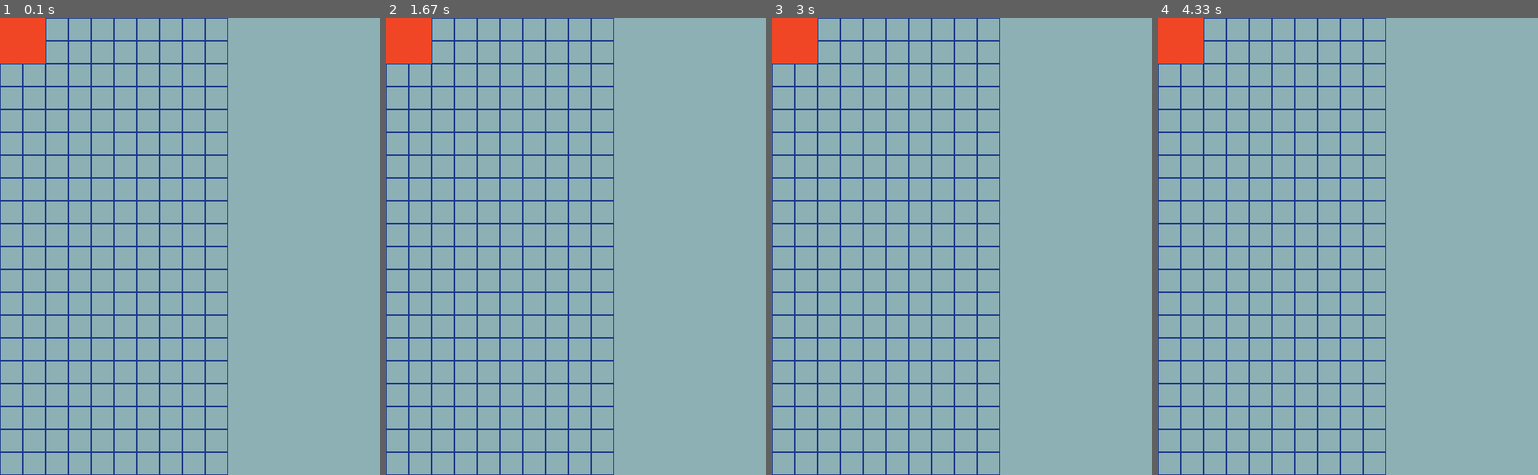
Above: before the commit, frames 1-4 (left to right).
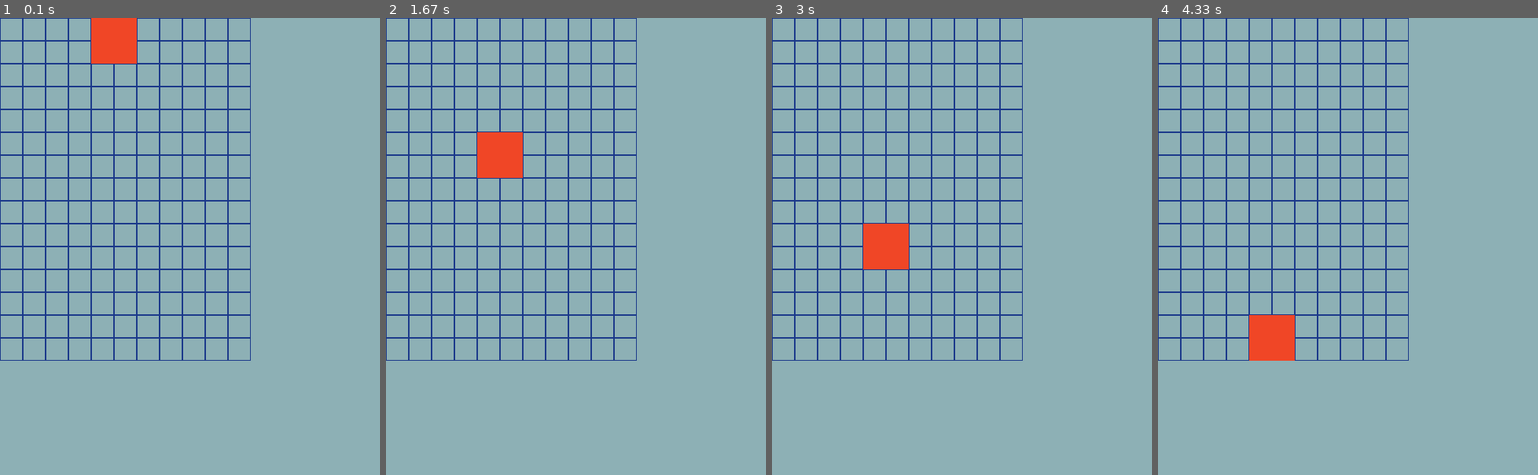
Above: after the commit, the same moments.

Repository: AngelHeart91/TetrisPygame
Game: pygame game, started from main.py
Two runs of this game, one before a commit and one after it. Both use one fixed random seed, a clock stepped at 60 frames per second and the inputs below.
Inputs:
- Up to frame 1 (0.1 s): no input
- Up to frame 2 (1.67 s): no input
- Up to frame 3 (3 s): no input
- Up to frame 4 (4.33 s): no input

The runs differ from the first frame. In frame 1, 4.9% of the frame differs, in the area x 0-66%, y 0-100%; in frame 2, 4.9%; in frame 3, 4.9%; in frame 4, 4.9%.

Commit message:
update tetromino class and display on the grid

Diff:
--- a/game/grid.py
+++ b/game/grid.py
@@ -2,11 +2,22 @@
 
 class Grid:
     def __init__(self):
-        self.nb_rows = 20
-        self.nb_cols = 10
+        self.nb_rows = 15
+        self.nb_cols = 11
         self.cell_size = 30
+
     def draw_grid(self,screen):
         for i in range (0, self.nb_rows):
             for j in range (0, self.nb_cols):
                 rect_grid = pygame.Rect(j * self.cell_size, i * self.cell_size, self.cell_size, self.cell_size)
                 pygame.draw.rect(screen, '#1A388A', rect_grid,1)
+
+    #testing the position of tetromino if he is in the end of grid -> return False
+    def tetromino_position(self, tetromino, new_x, new_y):
+        for i in range(len(tetromino.shape)):
+            for j in range(len(tetromino.shape[i])):
+                if tetromino.shape[i][j] == 1:
+                    grid_y = new_y + i
+                    if grid_y >= self.nb_rows:
+                        return False
+        return True
--- a/game/tetromino.py
+++ b/game/tetromino.py
@@ -2,21 +2,25 @@
 
 class Tetromino:
     shape = [
-        [[1, 1, 1, 1], [0, 0, 0, 0]],  # shape straight
-        [[1, 1, 0, 0], [1, 1, 0, 0]],  # shape square
-        [[1, 1, 1, 0], [1, 0, 0, 0]],  # shape L
-        [[1, 1, 1, 0], [0, 1, 0, 0]],  # shape T
-        [[1, 1, 0, 0], [0, 1, 1, 0]]   # shape skew
+        [[1, 1, 1, 1], [0, 0, 0, 0]],   # shape straight
+        [[1, 1, 0, 0], [1, 1, 0, 0]],   # shape square
+        [[1, 1, 1, 0], [1, 0, 0, 0]],   # shape L
+        [[1, 1, 1, 0], [0, 1, 0, 0]],   # shape T
+        [[1, 1, 0, 0], [0, 1, 1, 0]]    # shape skew
     ]
     def __init__(self):
         self.shape = random.choice(Tetromino.shape)
-        self.x = 0
+        self.x = 4                      #4 for the middle to the display / 0 to the top-left
         self.y = 0
         self.rotation = 0
 
+    #function who draw the tetromino on the display
     def draw_tetromino(self, screen, cell_size):
         for i in range(len(self.shape)):
             for j in range(len(self.shape[i])):
                 if self.shape[i][j] == 1:
-                    rect_tetromino = pygame.Rect(j * cell_size, i * cell_size, cell_size, cell_size)
+                    rect_tetromino = pygame.Rect((self.x + j) * cell_size, (self.y + i) * cell_size, cell_size, cell_size)
                     pygame.draw.rect(screen, pygame.Color('#F04626'), rect_tetromino)
+
+    def move_down(self):
+        self.y += 1
--- a/main.py
+++ b/main.py
@@ -6,17 +6,30 @@
 pygame.init()
 screen = pygame.display.set_mode((500, 600))    #screen display size
 pygame.display.set_caption('Tetrice')
+clock = pygame.time.Clock()
 
 game_on = True
 grid = Grid()
 tetromino = Tetromino()
+
+last_fall_time = 0
+fall_delay = 300  # en millisecondes
 
 while game_on:
     for event in pygame.event.get():
         if event.type == pygame.QUIT:
             game_on = False
             sys.exit()
+    clock.tick(60)
     screen.fill('#8DB0B5')
     grid.draw_grid(screen)
     tetromino.draw_tetromino(screen, grid.cell_size)
+
+    #add a tempo for tetromino fall down
+    current_time = pygame.time.get_ticks()
+    if current_time - last_fall_time > fall_delay:
+        if grid.tetromino_position(tetromino, tetromino.x, tetromino.y + 1):
+            tetromino.move_down()
+        last_fall_time = current_time
+
     pygame.display.update()
Not shown, changed: README.md
